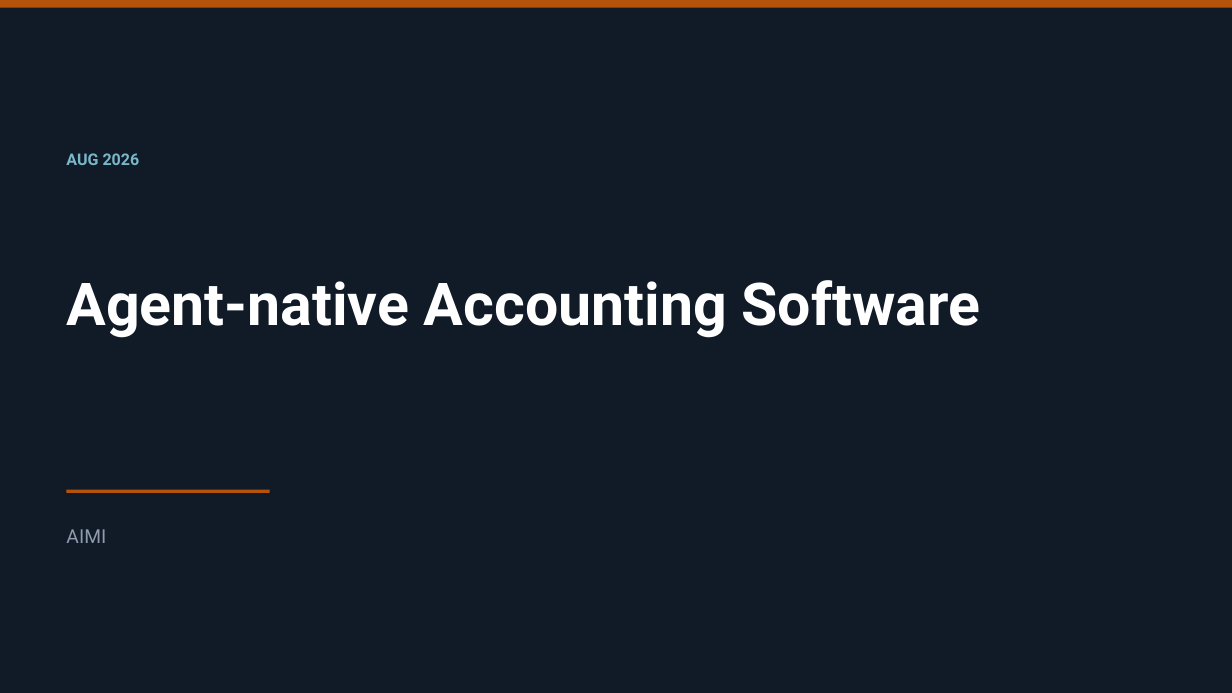
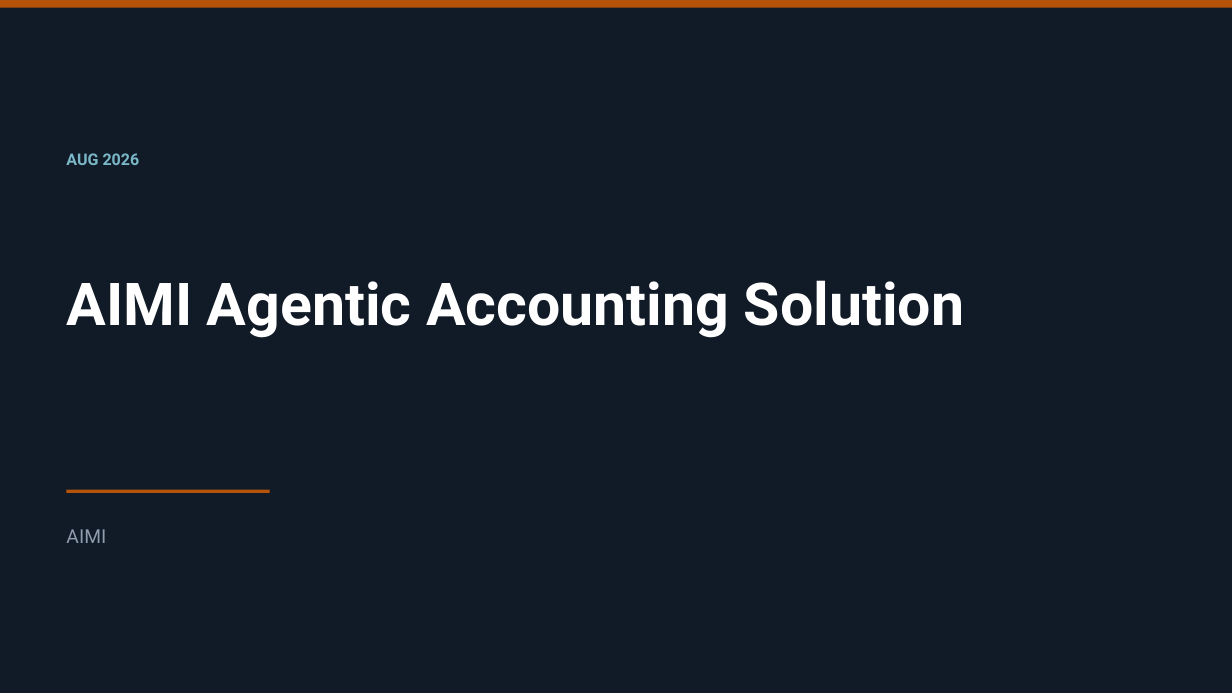
Before and after one commit to cllu/aimi-accounting-software-proposal, a slide deck: slide 1 of agent-native-accounting-deck.pptx. Drawn at 1232x693 pixels with LibreOffice and Linux fonts; fonts in the diff are those of the drawing. Boxes give left, top, right and bottom in pixels: in the first picture for what was removed or moved away, otherwise in the second. Text is boxed around its words. In the diff, an @@ line names an element or a change of style, - is before the commit and + after.

```diff
--- a/agent-native-accounting-deck.pptx
+++ b/agent-native-accounting-deck.pptx
@@ text at box(66, 280, 964, 338): text changed @@
-Agent-native Accounting Software
+AIMI Agentic Accounting Solution
```
Also in this commit, not shown: 1 other slide changed, 3 slides added.
